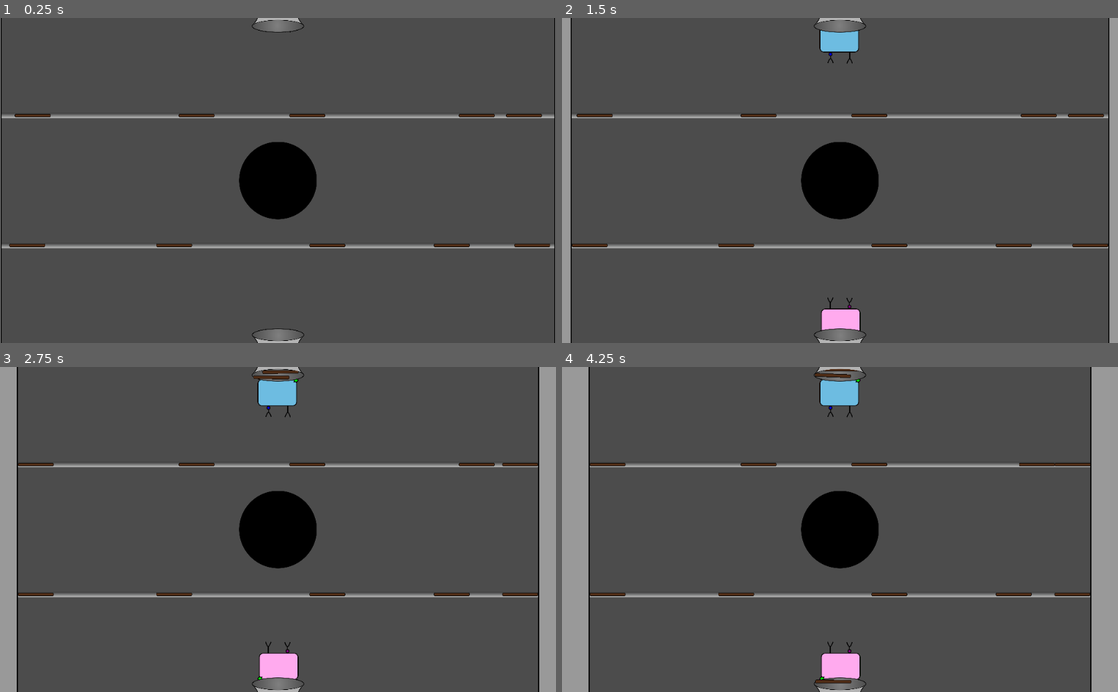
Above: before the commit, frames 1-4 (two rows, left to right).
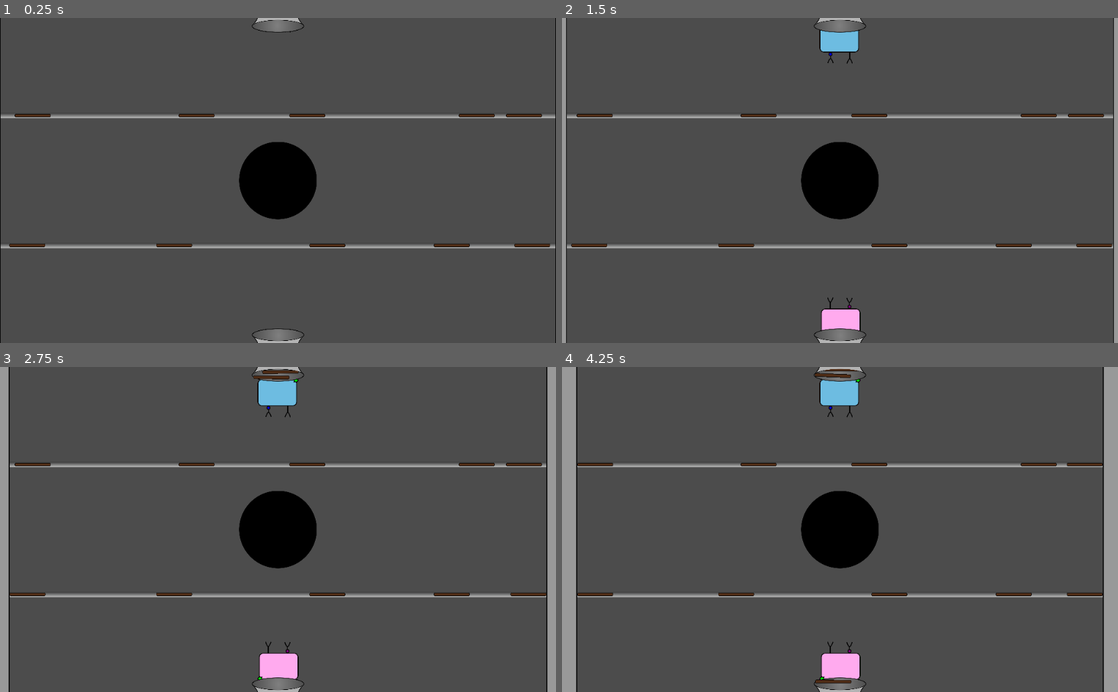
Above: after the commit, the same moments.

Repository: hgcummings/garbage-crusher
Game: Godot game, scene res://Main.tscn
The game is run twice, just before and just after one commit, with the same random seed, the same clock (stepped at 60 frames per second) and the same inputs. This scene is started directly instead of the project's main scene.
Inputs (mouse positions are in pixels of both pictures, inside the frame that each line leads up to):
- Up to frame 1 (0.25 s): no input
- Up to frame 2 (1.5 s): tap Enter at 0.5 s; move the mouse to (962, 164) at 0.52 s; click (962, 164) at 0.67 s; move the mouse to (728, 196) at 1.27 s; click (728, 196) at 1.42 s
- Up to frame 3 (2.75 s): move the mouse to (333, 458) at 2.02 s; click (333, 458) at 2.17 s
- Up to frame 4 (4.25 s): move the mouse to (834, 376) at 2.77 s; click (834, 376) at 2.92 s; move the mouse to (840, 370) at 3.52 s; click (840, 370) at 3.67 s

The runs differ from the first frame. In frame 1, 0.5% of the frame differs, in the area x 0-100%, y 0-100%; in frame 2, 1.8%; in frame 3, 3.5%; in frame 4, 5.1%, in the area x 2-98%, y 0-100%.

Commit message:
fix: wall acceleration

Diff:
--- a/Wall.gd
+++ b/Wall.gd
@@ -2,8 +2,8 @@
 
 export var direction = 1
 
-const SPEED = 0.2
-const ACCELERATION_RATE = 0.15
+const SPEED = 0.1
+const ACCELERATION_RATE = 0.05
 
 var acceleration
 var velocity
@@ -28,6 +28,8 @@
 	players = get_node("/root/Node2D/Players").get_children()
 
 func _physics_process(delta):
+	velocity.x += delta * acceleration * direction
+
 	if is_braced:
 		stress += abs(velocity.x)
 	else:
